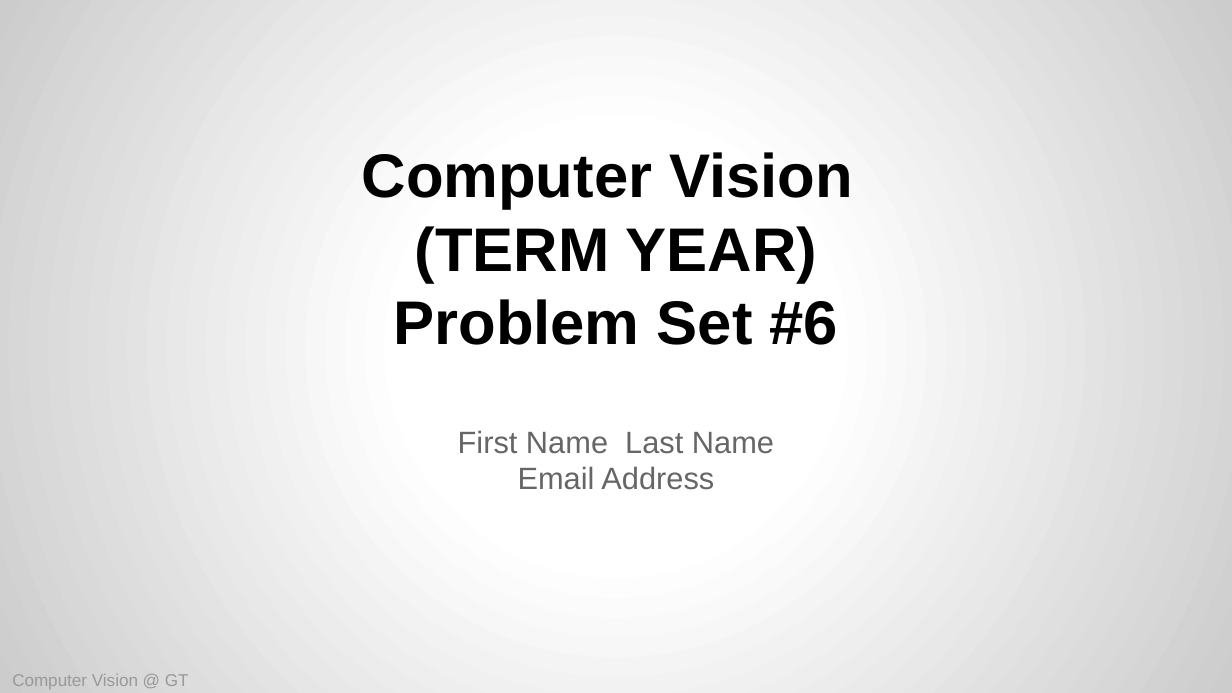
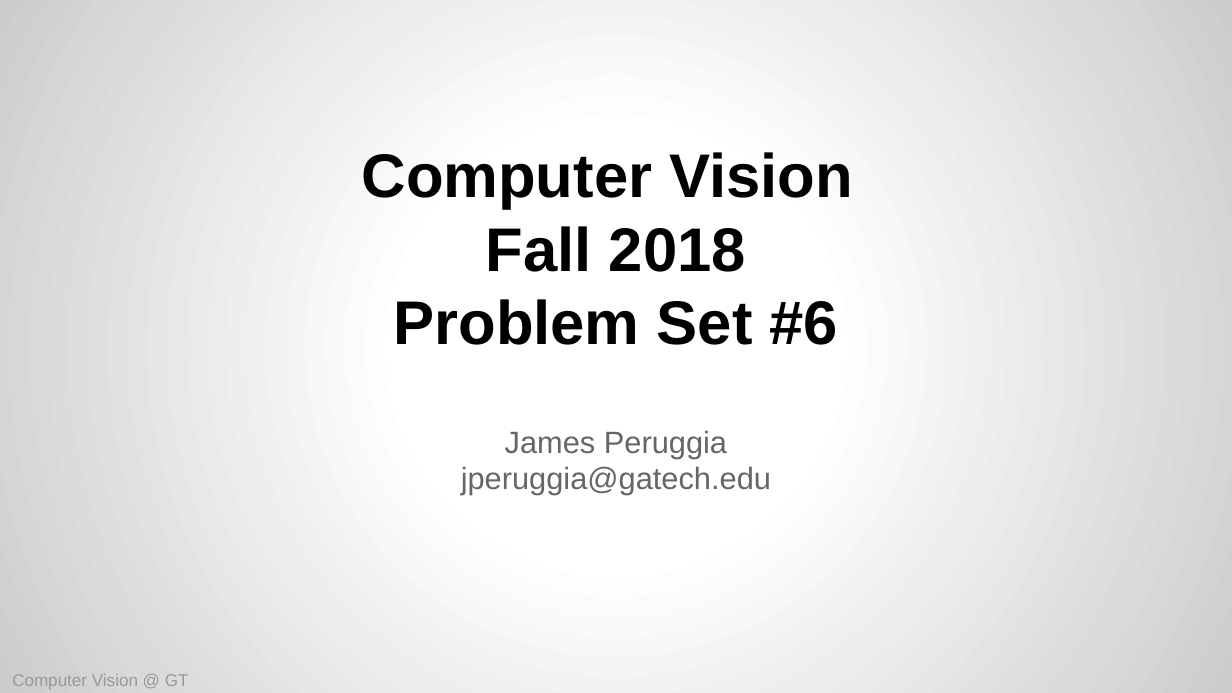
Before and after one commit to aten2001/ComputerVision-1, a slide deck: slide 1 of assignments/ps06/CS6476-PS6+Template.pptx. Drawn at 1232x693 pixels with LibreOffice and Linux fonts; fonts in the diff are those of the drawing. Boxes give left, top, right and bottom in pixels: in the first picture for what was removed or moved away, otherwise in the second. Text is boxed around its words. In the diff, an @@ line names an element or a change of style, - is before the commit and + after.

```diff
--- a/assignments/ps06/CS6476-PS6+Template.pptx
+++ b/assignments/ps06/CS6476-PS6+Template.pptx
@@ title at [486,226,746,272]: text changed @@
-(TERM YEAR)
+Fall 2018
@@ subtitle at [461,430,771,495]: text changed @@
-First Name Last Name
-Email Address
+James Peruggia
+jperuggia@gatech.edu
```
Also in this commit, not shown: 14 other slides changed, 5 slides added, 1 slide removed, 42 other files.
